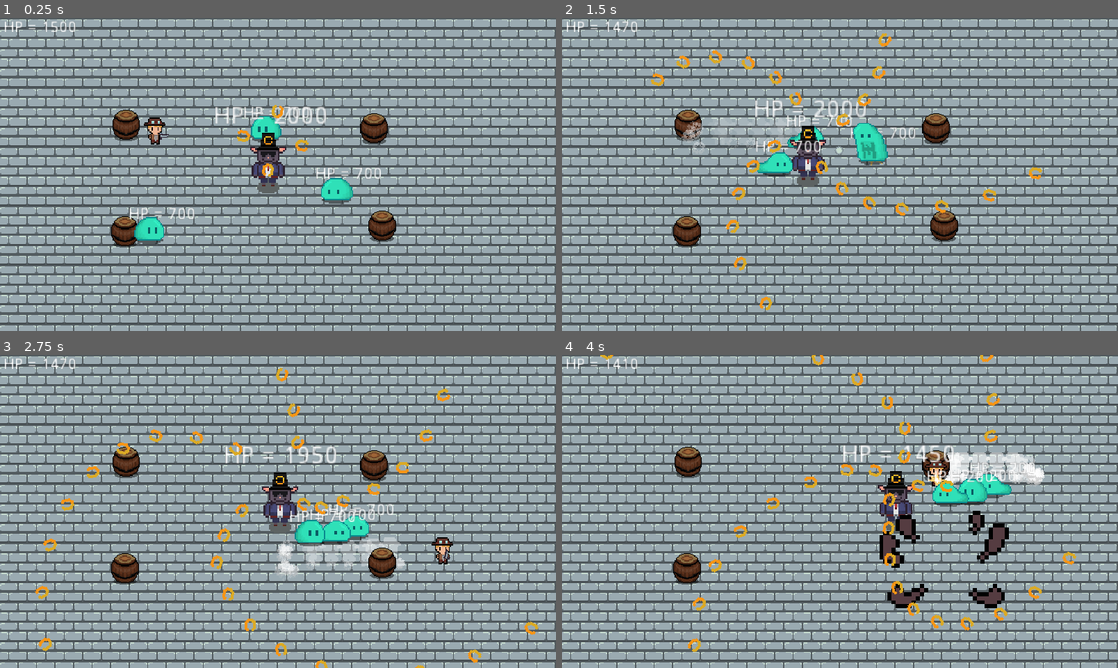
Above: before the commit, frames 1-4 (two rows, left to right).
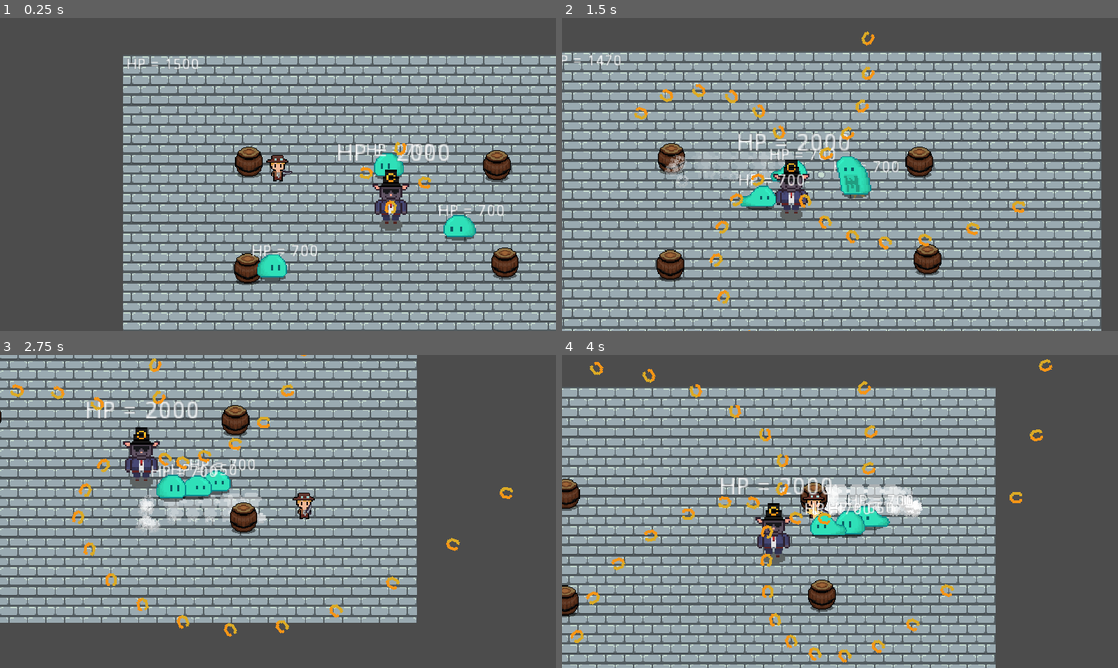
Above: after the commit, the same moments.

Repository: WAIWAI-PARTY/Life-after-people
Game: Godot game, scene res://World.tscn
Same seed, same stepped clock (60 frames per second), same inputs: the game is played once before the commit and once after it.
Inputs (mouse positions are in pixels of both pictures, inside the frame that each line leads up to):
- Up to frame 1 (0.25 s): no input
- Up to frame 2 (1.5 s): move the mouse to (962, 158) at 0.52 s; hold D (ui_right) 0.53-1.28 s; tap Space (dash) at 0.6 s; move the mouse to (728, 190) at 1.27 s; hold S (ui_down) from 1.28 s (still down); click (728, 190) at 1.35 s
- Up to frame 3 (2.75 s): move the mouse to (333, 442) at 2.02 s; release S (ui_down) at 2.03 s; hold D (ui_right) from 2.03 s (still down); tap Space (dash) at 2.1 s
- Up to frame 4 (4 s): move the mouse to (812, 574) at 2.77 s; release D (ui_right) at 2.78 s; hold W (ui_up) 2.78-3.53 s; click (812, 574) at 2.85 s; move the mouse to (1006, 558) at 3.52 s; hold A (ui_left) from 3.53 s (still down); tap Space (dash) at 3.6 s

The runs differ from the first frame. In frame 1, 65% of the frame differs, in the area x 0-100%, y 0-100%; in frame 2, 67%; in frame 3, 69%; in frame 4, 66%.

Commit message:
camera follow

Diff:
--- a/Weapons/Gun.gd
+++ b/Weapons/Gun.gd
@@ -7,8 +7,7 @@
 
 func _input(event):
 	if event is InputEventMouseMotion:
-		look_at(event.position)
-
+		look_at(get_global_mouse_position())
 		# keep rotation_degrees between 0 and 360
 		rotation_degrees = fposmod(rotation_degrees, 360.0)
 		if rotation_degrees > 90 && rotation_degrees < 270:
--- a/World.tscn
+++ b/World.tscn
@@ -17,6 +17,11 @@
 region_enabled = true
 region_rect = Rect2( -172, 0, 480, 270 )
 
+[node name="Camera2D" type="Camera2D" parent="."]
+position = Vector2( 134, 103 )
+current = true
+smoothing_enabled = true
+
 [node name="YSort" type="YSort" parent="."]
 
 [node name="Player" parent="YSort" instance=ExtResource( 3 )]
@@ -25,6 +30,9 @@
 
 [node name="Gun" parent="YSort/Player" instance=ExtResource( 1 )]
 position = Vector2( 5, 1 )
+
+[node name="RemoteTransform2D" type="RemoteTransform2D" parent="YSort/Player"]
+remote_path = NodePath("../../../Camera2D")
 
 [node name="slimes" type="YSort" parent="YSort"]
 
